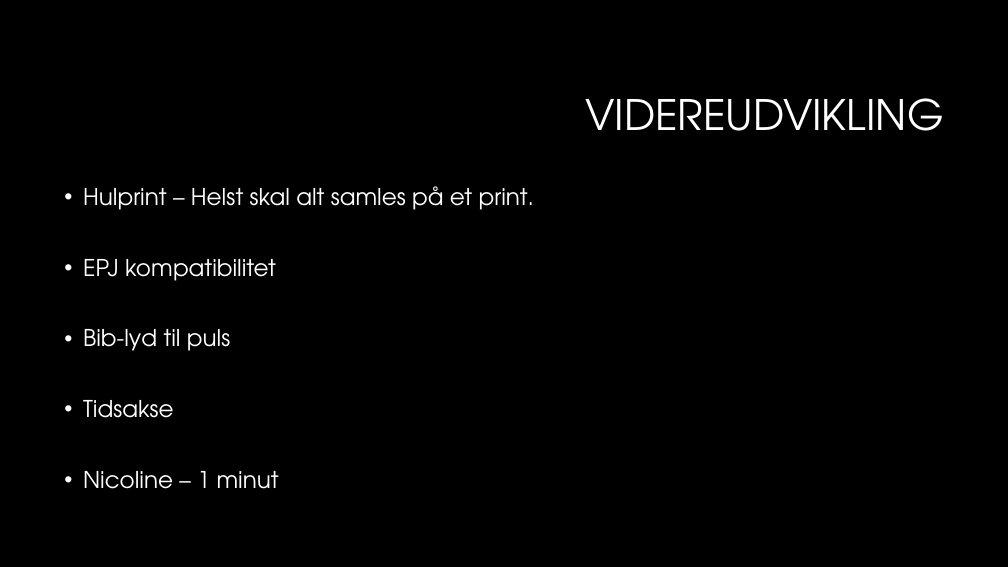
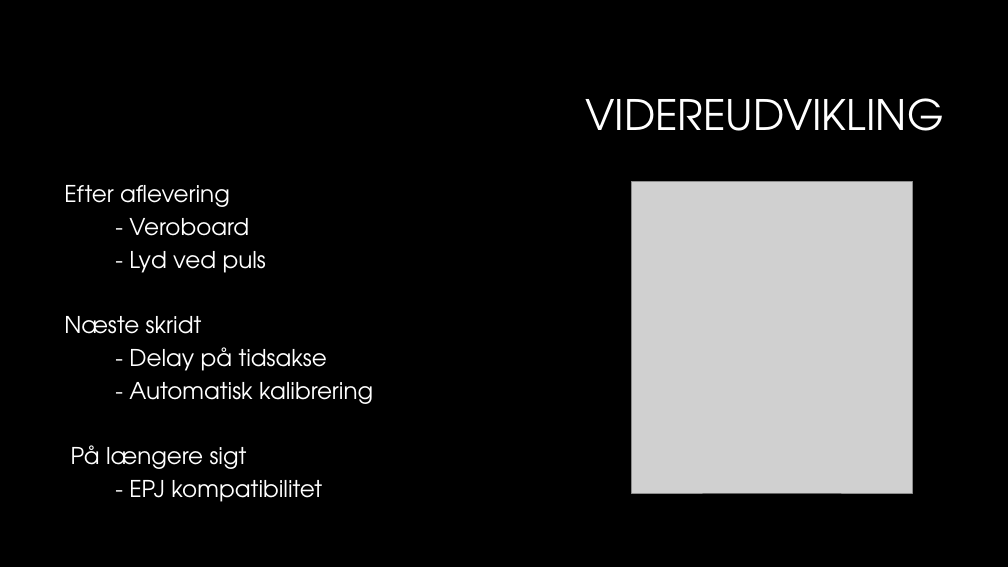
Before and after one commit to sarakirkeby/Semester-Projekt-3, a slide deck: slide 14 of Bifiler til projekt/Semesterprojekt 3.pptx. Drawn at 1008x567 pixels with LibreOffice and Linux fonts; fonts in the diff are those of the drawing; grey boxes stand for pictures; background and template pictures are left out. Boxes give left, top, right and bottom in pixels: in the first picture for what was removed or moved away, otherwise in the second. Text is boxed around its words. In the diff, an @@ line names an element or a change of style, - is before the commit and + after.

```diff
--- a/Bifiler til projekt/Semesterprojekt 3.pptx
+++ b/Bifiler til projekt/Semesterprojekt 3.pptx
@@ text at (64, 185, 373, 502): text changed @@
-• Hulprint – Helst skal alt samles på et print.
-• EPJ kompatibilitet
-• Bib-lyd til puls
-• Tidsakse
-• Nicoline – 1 minut
+Efter aflevering
+- Veroboard
+- Lyd ved puls
+Næste skridt
+- Delay på tidsakse
+- Automatisk kalibrering
+På længere sigt
+- EPJ kompatibilitet
@@ picture added at (631, 181, 913, 493) @@
```
Also in this commit, not shown: 1 other slide changed.
